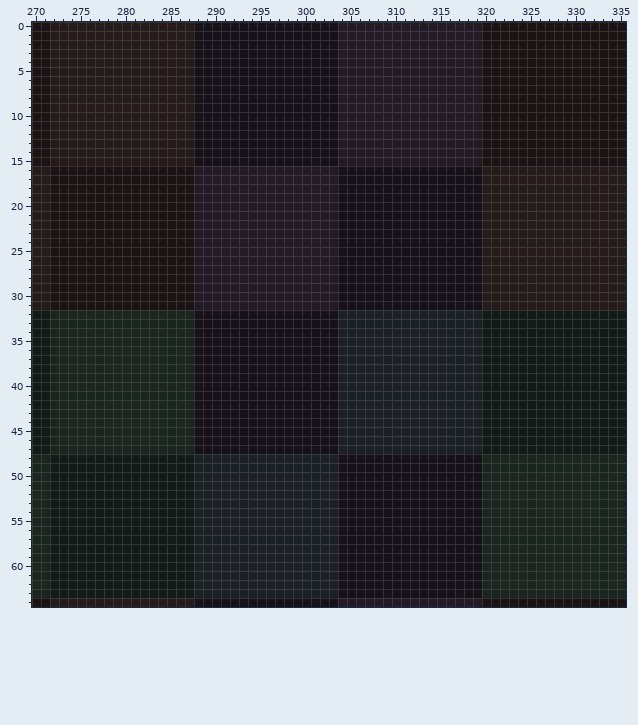
Pixel-art file: assets/sprites/atlas/small-stuff-atlas.ase. The first picture shows the starting point.
736x736 pixels, 1 frame. Colours within 5 levels of each other are drawn and written as one. Shown: x 270..335, y 0..64. The commit also changed other parts of the picture, which this record leaves out.
And afterwards:
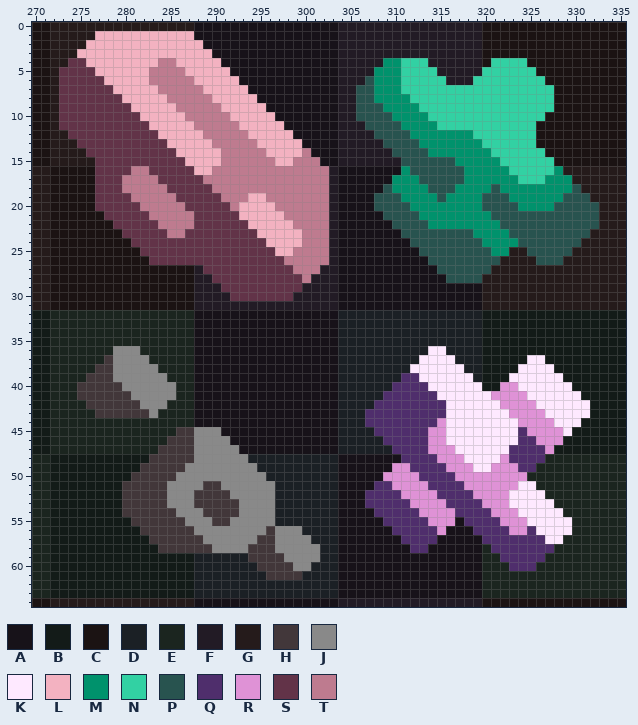
Palette (. is transparent): A #171219  B #131b18  C #1b1313  D #1b2025  E #1b251f  F #221b25  G #251b1b  H #42373a  J #898989  K #fee9ff  L #f3b2c1  M #00926c  N #32d1a3  P #28534f  Q #4f2e6c  R #df92d6  S #623348  T #be7b8f
Change:
Layer "Layer 2":
y 1: x 277..287 GGGGGGGGGGG -> LLLLLLLLLLL
y 2: x 276..288 GGGGGGGGGGGGA -> LLLLLLLLLLLLL
y 3: x 275..289 GGGGGGGGGGGGGAA -> LLLLLLLLLLLLLLL
y 4: x 274..290 GGGGGGGGGGGGGGAAA -> SSLLLLLLLLTTLLLLL; x 309..313 FFFFF -> MMNNN; x 321..324 CCCC -> NNNN
y 5: x 273..291 GGGGGGGGGGGGGGGAAAA -> SSSSLLLLLLTTTTLLLLL; x 308..314 FFFFFFF -> MMMNNNN; x 320..325 CCCCCC -> NNNNNN
y 6: x 273..292 GGGGGGGGGGGGGGGAAAAA -> SSSSSLLLLLTTTTTLLLLL; x 307..315 FFFFFFFFF -> PMMMNNNNN; x 319..326 FCCCCCCC -> NNNNNNNN
y 7: x 273..293 GGGGGGGGGGGGGGGAAAAAA -> SSSSSSLLLLLTTTTTLLLLL; x 306..327 FFFFFFFFFFFFFFCCCCCCCC -> PPMMMNNNNNNNNNNNNNNNNN
y 8: x 273..294 GGGGGGGGGGGGGGGAAAAAAA -> SSSSSSSLLLLLTTTTTLLLLL; x 306..327 FFFFFFFFFFFFFFCCCCCCCC -> PPMMMMNNNNNNNNNNNNNNNN
y 9: x 273..295 GGGGGGGGGGGGGGGAAAAAAAA -> SSSSSSSSLLLLLTTTTTLLLLL; x 306..327 FFFFFFFFFFFFFFCCCCCCCC -> PPPMMMMNNNNNNNNNNNNNNN
y 10: x 273..296 GGGGGGGGGGGGGGGAAAAAAAAA -> SSSSSSSSSLLLLLTTTTTLLLLL; x 306..326 FFFFFFFFFFFFFFCCCCCCC -> PPPPMMMMNNNNNNNNNNNNN
y 11: x 273..297 GGGGGGGGGGGGGGGAAAAAAAAAA -> SSSSSSSSSSLLLLLTTTTTLLLLL; x 307..325 FFFFFFFFFFFFFCCCCCC -> PPPPMMMMNNNNNNNNNNN
y 12: x 274..298 GGGGGGGGGGGGGGAAAAAAAAAAA -> SSSSSSSSSSLLLLLTTTTTLLLLL; x 308..325 FFFFFFFFFFFFCCCCCC -> PPPPMMMMMMMNNNNNNN
y 13: x 275..299 GGGGGGGGGGGGGAAAAAAAAAAAA -> SSSSSSSSSSLLLLLTTTTTLLLLL; x 309..325 FFFFFFFFFFFCCCCCC -> PPPPMMMMMMMNNNNNN
y 14: x 276..300 GGGGGGGGGGGGAAAAAAAAAAAAA -> SSSSSSSSSSLLLLLTTTTTLLLLT; x 310..326 FFFFFFFFFFCCCCCCC -> PPPPMMMMMMMNNNNNN
y 15: x 277..301 GGGGGGGGGGGAAAAAAAAAAAAAA -> SSSSSSSSSSLLLLTTTTTTLLTTT; x 311..327 FFFFFFFFFCCCCCCCC -> PPPPPPMMMMMNNNNNN
y 16: x 277..302 CCCCCCCCCCCFFFFFFFFFFFFFFF -> SSSSTTSSSSSLLTTTTTTTTTTTTT; x 311..328 AAAAAAAAAGGGGGGGGG -> MPPPPPPMMMMMNNNNNM
y 17: x 277..302 CCCCCCCCCCCFFFFFFFFFFFFFFF -> SSSTTTTSSSSSTTTTTTTTTTTTTT; x 310..329 AAAAAAAAAAGGGGGGGGGG -> MMMPPPPPMMMMMMNNNMMM
y 18: x 277..302 CCCCCCCCCCCFFFFFFFFFFFFFFF -> SSSTTTTTSSSSSTTTTTTTTTTTTT; x 309..330 AAAAAAAAAAAGGGGGGGGGGG -> PMMMMPPPMMMMPMMMMMMMMP
y 19: x 277..302 CCCCCCCCCCCFFFFFFFFFFFFFFF -> SSSSTTTTTSSSSSTTTLLTTTTTTT; x 308..331 AAAAAAAAAAAAGGGGGGGGGGGG -> PPPMMMMPMMMMPPPMMMMMMPPP
y 20: x 277..302 CCCCCCCCCCCFFFFFFFFFFFFFFF -> SSSSSTTTTTSSSSSTLLLLTTTTTT; x 308..332 AAAAAAAAAAAAGGGGGGGGGGGGG -> PPPPMMMMMMMMPPPPMMMMPPPPP
y 21: x 278..302 CCCCCCCCCCFFFFFFFFFFFFFFF -> SSSSSTTTTTSSSSSLLLLLTTTTT; x 309..332 AAAAAAAAAAAGGGGGGGGGGGGG -> PPPPMMMMMMMMPPPPPPPPPPPP
y 22: x 279..302 CCCCCCCCCFFFFFFFFFFFFFFF -> SSSSSTTTTSSSSSSLLLLLTTTT; x 310..332 AAAAAAAAAAGGGGGGGGGGGGG -> PPPPMMMMMMMMPPPPPPPPPPP
y 23: x 280..302 CCCCCCCCFFFFFFFFFFFFFFF -> SSSSSTTSSSSSSSSLLLLLTTT; x 311..331 AAAAAAAAAGGGGGGGGGGGG -> PPPPPPPPMMMMPPPPPPPPP
y 24: x 281..302 CCCCCCCFFFFFFFFFFFFFFF -> SSSSSSSSSSSSSSSLLLLTTT; x 312..330 AAAAAAAAGGGGGGGGGGG -> PPPPPPPPMMMMPPPPPPP
y 25: x 282..302 CCCCCCFFFFFFFFFFFFFFF -> SSSSSSSSSSSSSSSLLTTTT; x 313..322 AAAAAAAGGG -> PPPPPPPPMM; x 325..329 GGGGG -> PPPPP
y 26: x 283..302 CCCCCFFFFFFFFFFFFFFF -> SSSSSSSSSSSSSSSTTTTT; x 314..321 AAAAAAGG -> PPPPPPPP; x 326..328 GGG -> PPP
y 27: x 289..301 FFFFFFFFFFFFF -> SSSSSSSSSSTTT; x 315..320 AAAAAG -> PPPPPP
y 28: x 290..300 FFFFFFFFFFF -> SSSSSSSSSST; x 316..319 AAAA -> PPPP
y 29: x 291..299 FFFFFFFFF -> SSSSSSSSS
y 30: x 292..298 FFFFFFF -> SSSSSSS
y 36: x 279..281 EEE -> JJJ; x 314..315 DD -> KK
y 37: x 278..282 EEEEE -> HJJJJ; x 313..316 DDDD -> KKKK; x 325..326 BB -> KK
y 38: x 277..283 EEEEEEE -> HHJJJJJ; x 312..317 DDDDDD -> KKKKKK; x 324..327 BBBB -> KKKK
y 39: x 276..284 EEEEEEEEE -> HHHJJJJJJ; x 311..318 DDDDDDDD -> QQKKKKKK; x 323..328 BBBBBB -> KKKKKK
y 40: x 275..285 EEEEEEEEEEE -> HHHHHJJJJJJ; x 310..319 DDDDDDDDDD -> QQQQKKKKKK; x 322..329 BBBBBBBB -> RRKKKKKK
y 41: x 275..285 EEEEEEEEEEE -> HHHHHHJJJJJ; x 309..330 DDDDDDDDDDDBBBBBBBBBBB -> QQQQQQKKKKKKRRRRKKKKKK
y 42: x 276..284 EEEEEEEEE -> HHHHHHJJJ; x 308..331 DDDDDDDDDDDDBBBBBBBBBBBB -> QQQQQQQQKKKKKKRRRRKKKKKK
y 43: x 277..283 EEEEEEE -> HHHHHHJ; x 307..331 DDDDDDDDDDDDDBBBBBBBBBBBB -> QQQQQQQQQKKKKKKKRRRRKKKKK
y 44: x 307..330 DDDDDDDDDDDDDBBBBBBBBBBB -> QQQQQQQQRKKKKKKKKRRRRKKK
y 45: x 286..290 EEAAA -> HHJJJ; x 308..329 DDDDDDDDDDDDBBBBBBBBBB -> QQQQQQRRKKKKKKKKQRRRRK
y 46: x 285..291 EEEAAAA -> HHHJJJJ; x 309..328 DDDDDDDDDDDBBBBBBBBB -> QQQQQRRKKKKKKKKQQRRR
y 47: x 284..292 EEEEAAAAA -> HHHHJJJJJ; x 310..327 DDDDDDDDDDBBBBBBBB -> QQQQRRRKKKKKKQQQQR
y 48: x 283..293 BBBBBDDDDDD -> HHHHHJJJJJJ; x 311..326 AAAAAAAAAEEEEEEE -> QQQQRRRKKKKRQQQQ
y 49: x 282..294 BBBBBBDDDDDDD -> HHHHHJJJJJJJJ; x 310..325 AAAAAAAAAAEEEEEE -> RRQQQQRRRKKRRRQQ
y 50: x 281..295 BBBBBBBDDDDDDDD -> HHHHHJJJJJJJJJJ; x 309..324 AAAAAAAAAAAEEEEE -> RRRRQQQQRRRRRRRR
y 51: x 280..296 BBBBBBBBDDDDDDDDD -> HHHHHJJJJHHJJJJJJ; x 308..325 AAAAAAAAAAAAEEEEEE -> QQRRRRQQQQRRRRRRKK
y 52: x 280..296 BBBBBBBBDDDDDDDDD -> HHHHHJJJHHHHJJJJJ; x 307..326 AAAAAAAAAAAAAEEEEEEE -> QQQQRRRRQQQQRRRRKKKK
y 53: x 280..296 BBBBBBBBDDDDDDDDD -> HHHHHJJJHHHHHJJJJ; x 307..327 AAAAAAAAAAAAAEEEEEEEE -> QQQQQRRRRQQQQRRRKKKKK
y 54: x 280..296 BBBBBBBBDDDDDDDDD -> HHHHHHJJJHHHHJJJJ; x 308..328 AAAAAAAAAAAAEEEEEEEEE -> QQQQQRRRRQQQQRRRKKKKK
y 55: x 281..296 BBBBBBBDDDDDDDDD -> HHHHHHJJJHHJJJJJ; x 309..316 AAAAAAAA -> QQQQQRRR; x 318..329 AAEEEEEEEEEE -> QQQQRRRKKKKK
y 56: x 282..299 BBBBBBDDDDDDDDDDDD -> HHHHHHJJJJJJJJHJJJ; x 310..315 AAAAAA -> QQQQQR; x 319..329 AEEEEEEEEEE -> QQQQRRQKKKK
y 57: x 283..300 BBBBBDDDDDDDDDDDDD -> HHHHHHJJJJJJHHJJJJ; x 311..314 AAAA -> QQQQ; x 320..328 EEEEEEEEE -> QQQQQQQKK
y 58: x 284..301 BBBBDDDDDDDDDDDDDD -> HHHHHHJJJJHHHJJJJJ; x 312..313 AA -> QQ; x 321..327 EEEEEEE -> QQQQQQQ
y 59: x 294..301 DDDDDDDD -> HHHHJJJJ; x 322..326 EEEEE -> QQQQQ
y 60: x 295..300 DDDDDD -> HHHHJJ; x 323..325 EEE -> QQQ
y 61: x 296..299 DDDD -> HHHH
